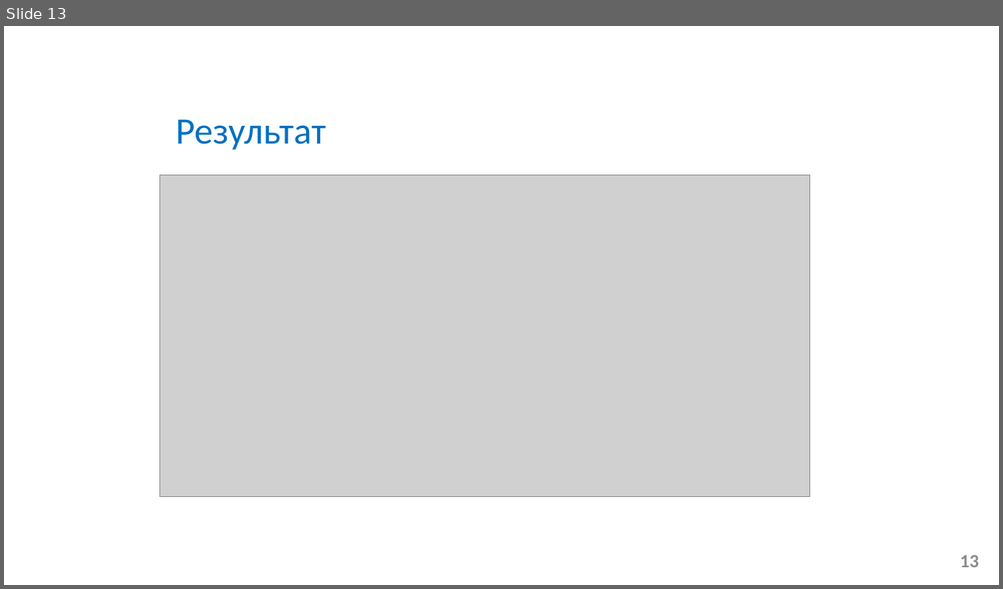
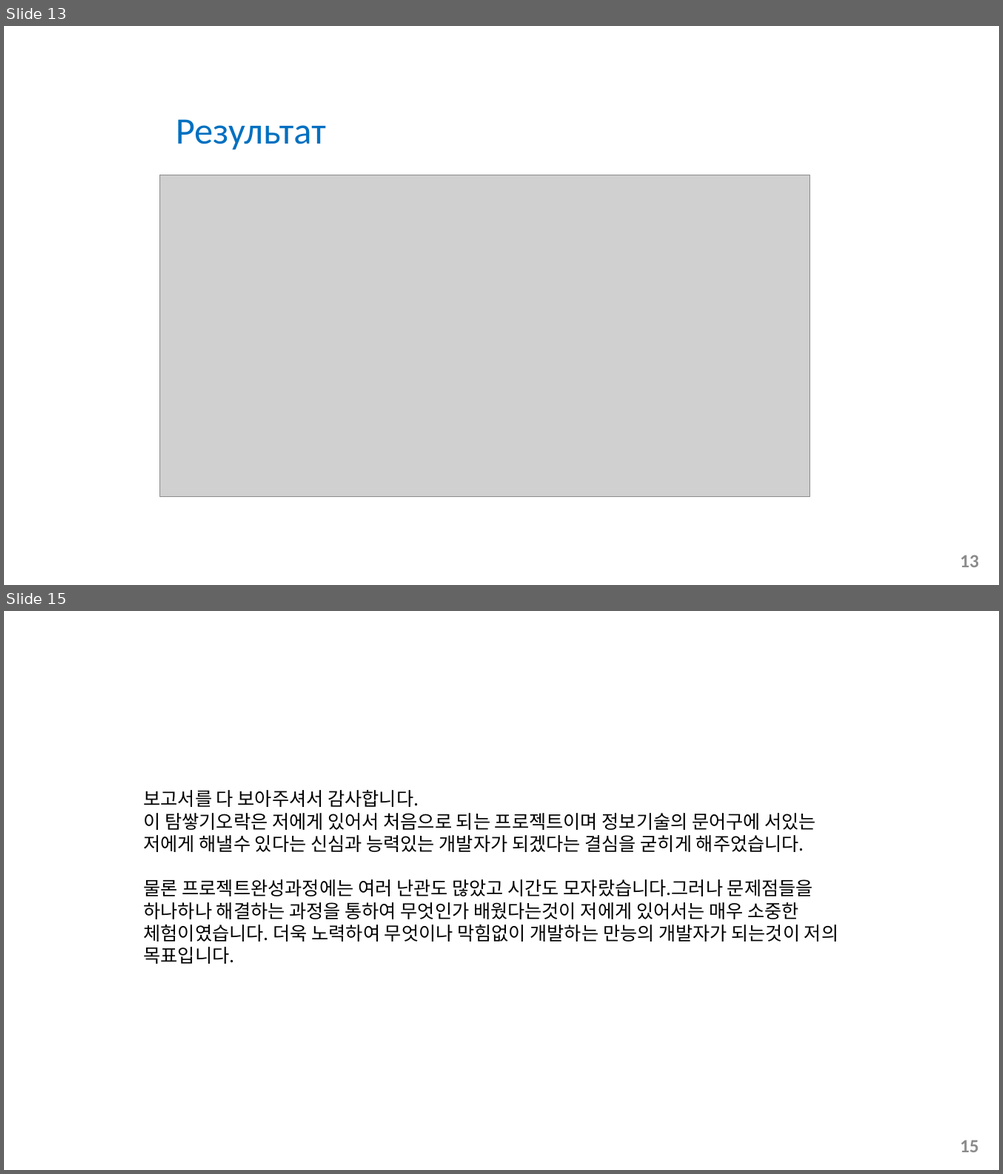
Before and after one commit to ryongbom/Tetris, a slide deck: отчёт_проекта_Tetirsgame_АСУб-25_Чон Рён Бом.pptx. Shown one above the other, each under a label of ours: slide 13 before the commit, slides 13 and 15 after it; the slides between them are not shown. The pictures are 1003x589 and 1003x1174 pixels, drawn with LibreOffice and Linux fonts; fonts in the diff are those of the drawing; grey boxes stand for pictures; background and template pictures are left out. Boxes give left, top, right and bottom in pixels: in the first picture for what was removed or moved away, otherwise in the second. Text is boxed around its words. In the diff, an @@ line names an element or a change of style, - is before the commit and + after.

```diff
--- a/отчёт_проекта_Tetirsgame_АСУб-25_Чон Рён Бом.pptx
+++ b/отчёт_проекта_Tetirsgame_АСУб-25_Чон Рён Бом.pptx
@@ slide 15 added at bbox=[4, 611, 999, 1170], background picture (left out) @@
@@ text added at bbox=[144, 790, 838, 964], 18 pt, text #000000 @@
+보고서를 다 보아주셔서 감사합니다.
+이 탐쌓기오락은 저에게 있어서 처음으로 되는 프로젝트이며 정보기술의 문어구에 서있는 저에게 해낼수 있다는 신심과 능력있는 개발자가 되겠다는 결심을 굳히게 해주었습니다.
+물론 프로젝트완성과정에는 여러 난관도 많았고 시간도 모자랐습니다.그러나 문제점들을 하나하나 해결하는 과정을 통하여 무엇인가 배웠다는것이 저에게 있어서는 매우 소중한 체험이였습니다. 더욱 노력하여 무엇이나 막힘없이 개발하는 만능의 개발자가 되는것이 저의 목표입니다.
@@ page number added at bbox=[959, 1140, 979, 1153], 18 pt, text #8C8C8C, bold @@
+15
```
Also in this commit, not shown: 1 slide changed, 3 other slides added, 2 slides removed.
